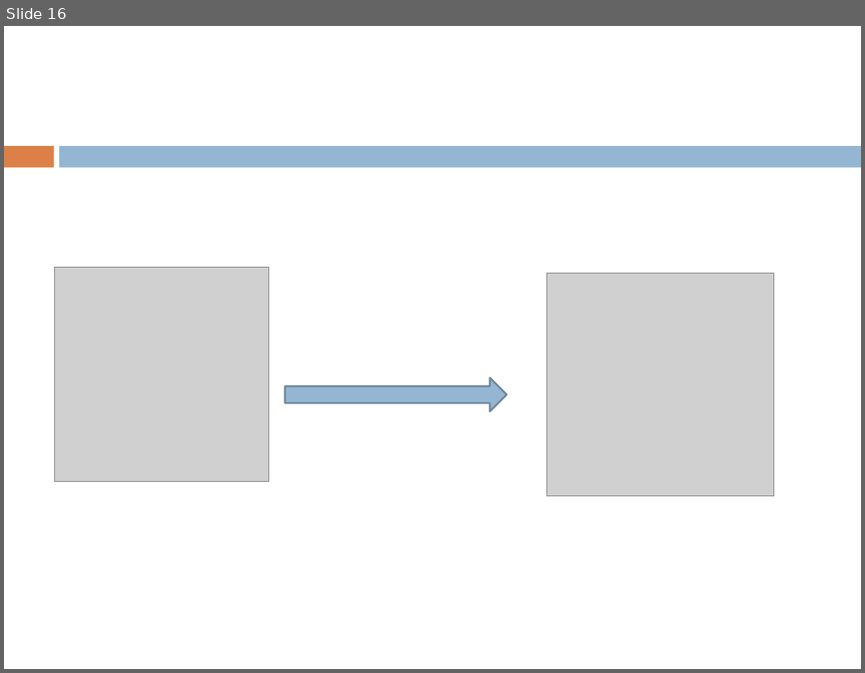
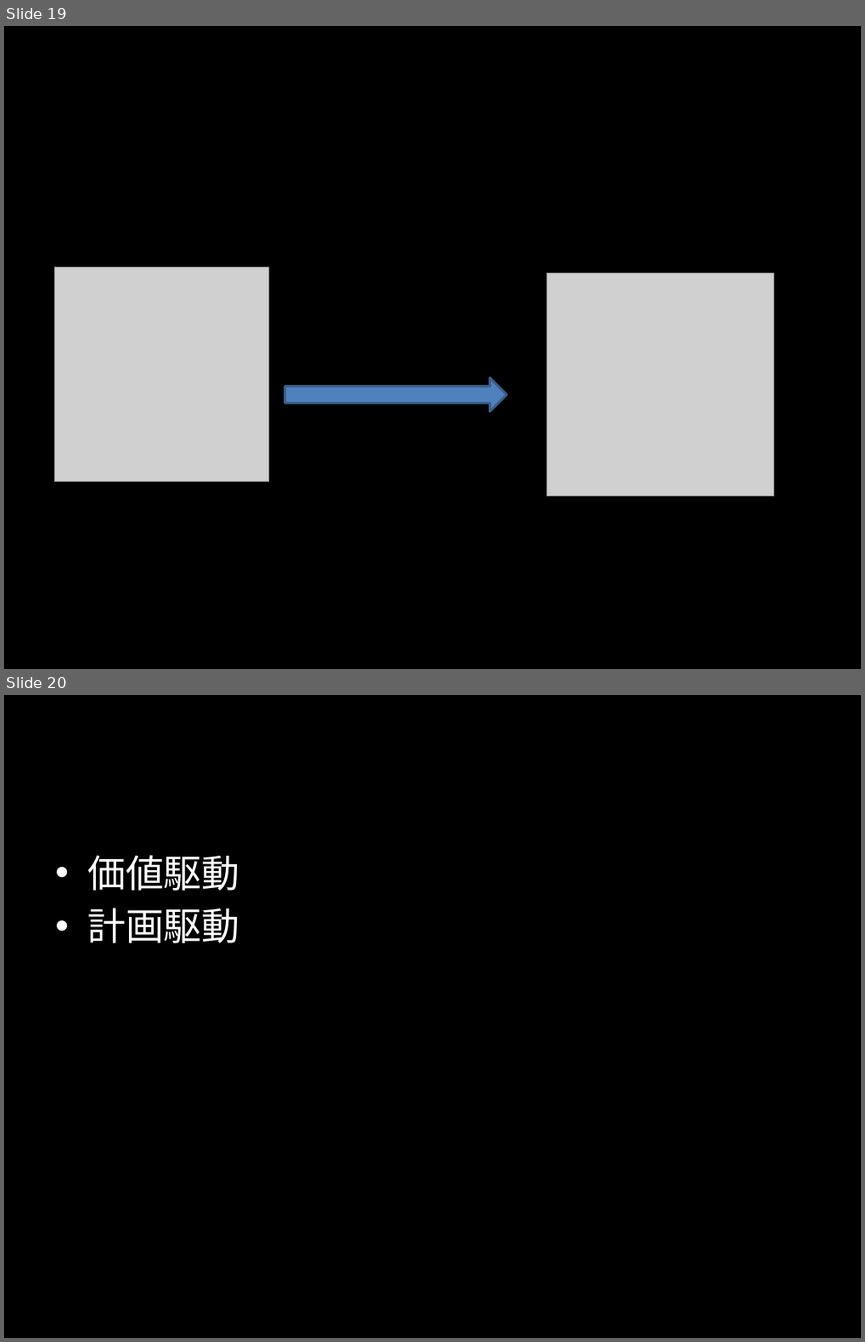
Before and after one commit to citrus1981/document, a slide deck: agile.pptx. Shown one above the other, each under a label of ours: slide 16 before the commit, slides 19 and 20 after it. The pictures are 865x673 and 865x1342 pixels, drawn with LibreOffice and Linux fonts; fonts in the diff are those of the drawing; grey boxes stand for pictures. Boxes give left, top, right and bottom in pixels: in the first picture for what was removed or moved away, otherwise in the second. Text is boxed around its words. In the diff, an @@ line names an element or a change of style, - is before the commit and + after.

```diff
--- a/agile.pptx
+++ b/agile.pptx
@@ slide 20 added at [4,695,861,1338], background #000000 @@
@@ text added at [87,855,239,943], 32 pt, text #FFFFFF @@
+• 価値駆動
+• 計画駆動
@@ what was slide 16 is now slide 19 @@
@@ slide 19 changed as well @@
@@ background #FFFFFF to #000000 @@
@@ rectangle removed at [4,146,53,167] @@
@@ rectangle removed at [60,146,861,167] @@
@@ down arrow at [285,378,507,412]: fill #94B6D2 to #4F81BD; outline #6D879B 1.5 pt to #3A5F8C 2 pt @@
```
Also in this commit, not shown: 11 other slides changed, 7 other slides added, 4 slides removed.
